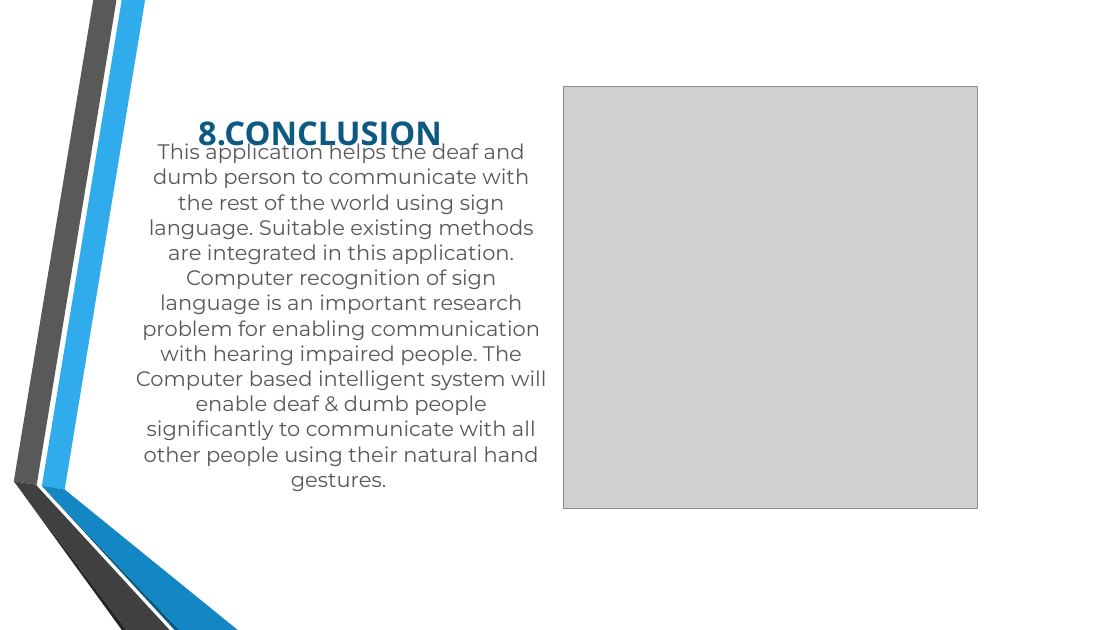
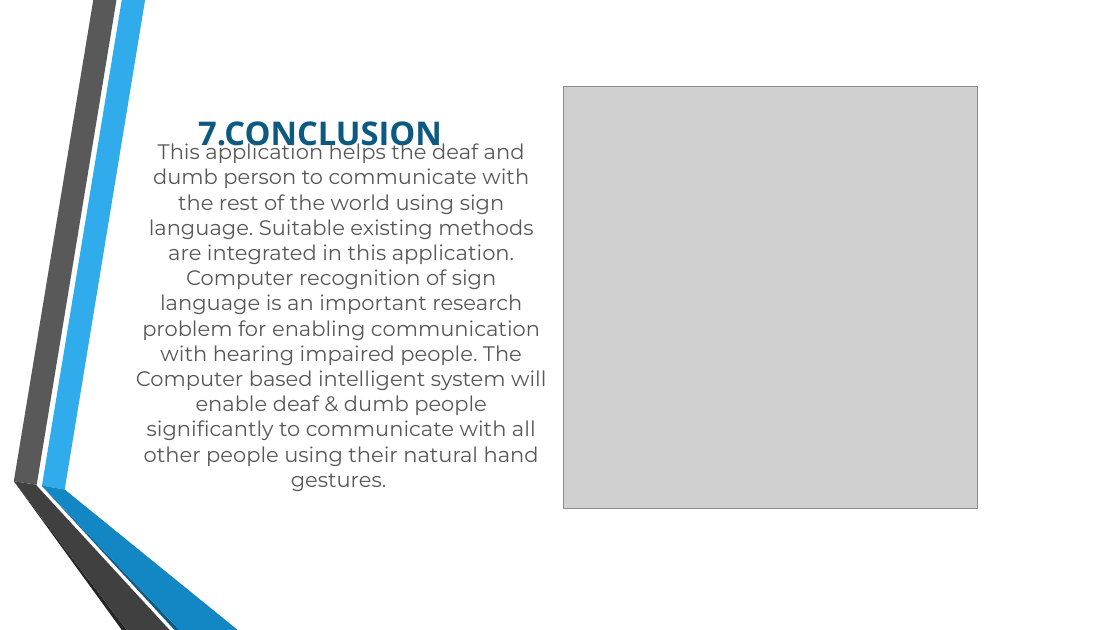
Before and after one commit to SmartPracticeschool/llSPS-INT-3819-Conversation-Engine-for-Deaf-and-Dumb, a slide deck: slide 9 of Documentation and PPT/Conversation engine for deaf and dumb.pptx. Drawn at 1120x630 pixels with LibreOffice and Linux fonts; fonts in the diff are those of the drawing; grey boxes stand for pictures; background and template pictures are left out. Boxes give left, top, right and bottom in pixels: in the first picture for what was removed or moved away, otherwise in the second. Text is boxed around its words. In the diff, an @@ line names an element or a change of style, - is before the commit and + after.

```diff
--- a/Documentation and PPT/Conversation engine for deaf and dumb.pptx
+++ b/Documentation and PPT/Conversation engine for deaf and dumb.pptx
@@ title at [198,121,442,153]: text changed @@
-8.CONCLUSION
+7.CONCLUSION
```
Also in this commit, not shown: 3 other slides changed.
